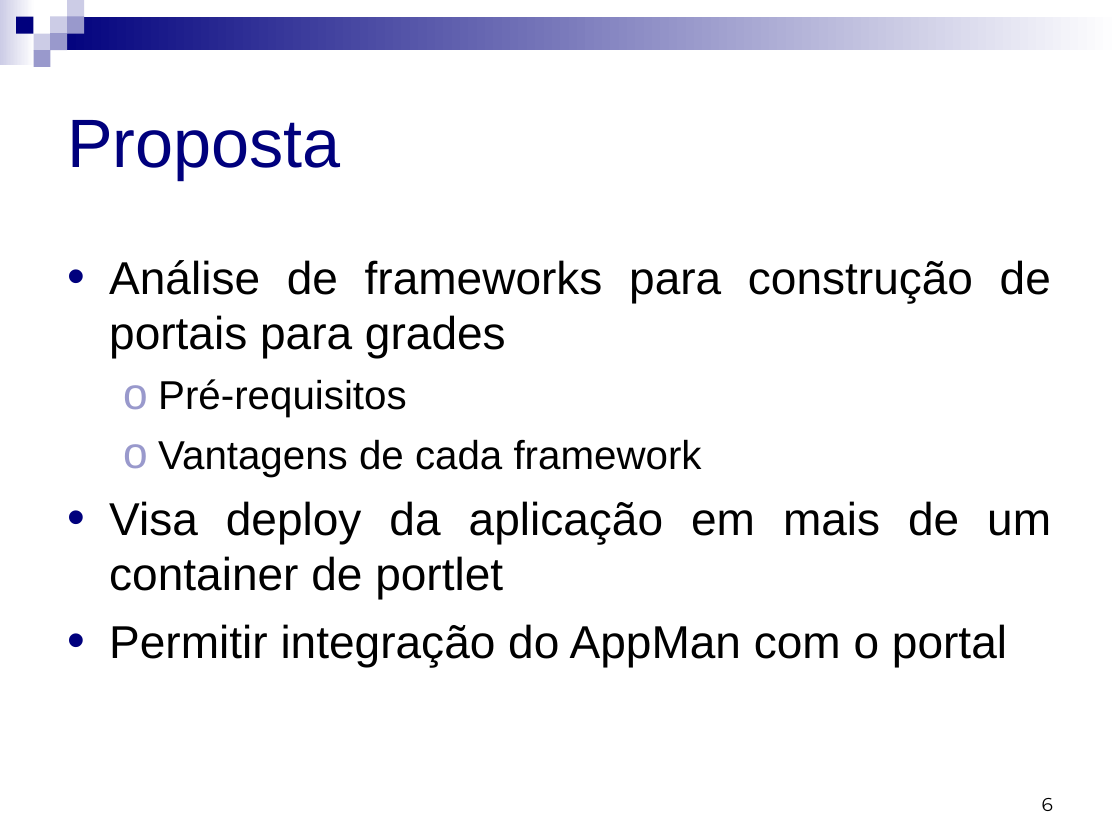
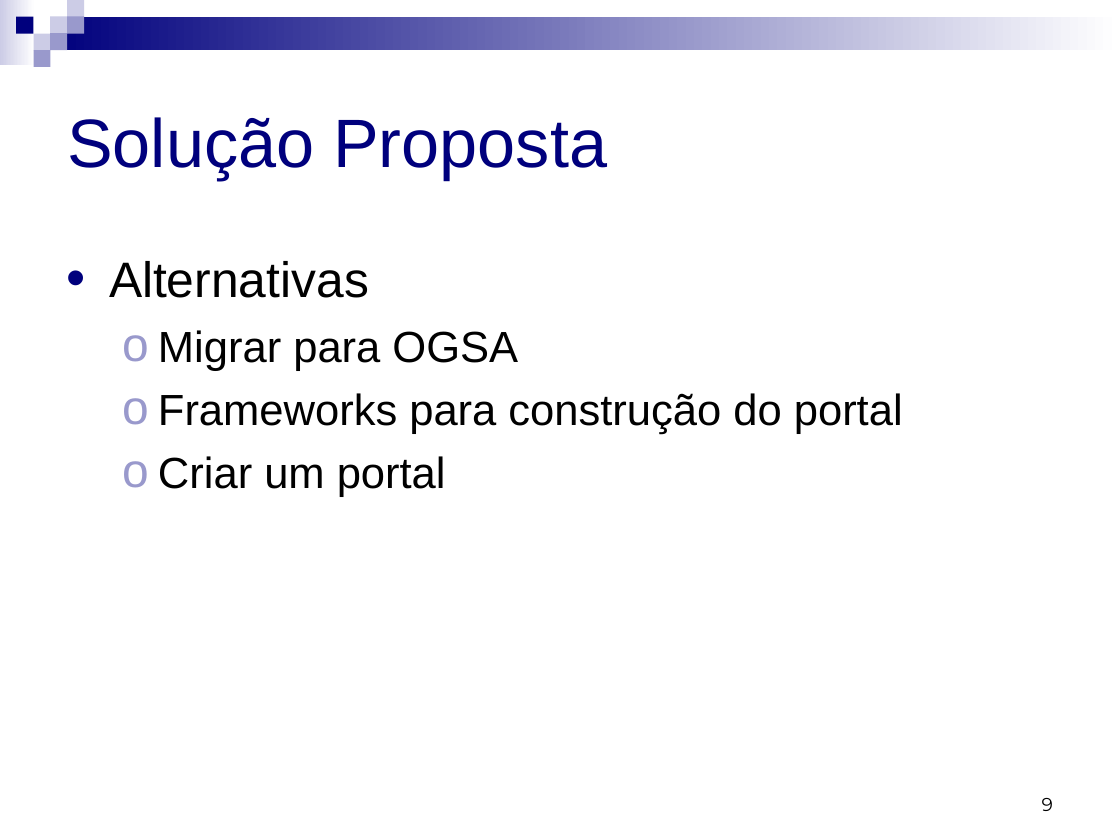
Before and after one commit to micheldavid/tcc-michel, a slide deck: slide 9 of Defesa/Michel David da Costa - Defesa - Apresentação.ppt (slide 6 before the commit). Drawn at 1120x840 pixels with LibreOffice and Linux fonts; fonts in the diff are those of the drawing. Boxes give left, top, right and bottom in pixels: in the first picture for what was removed or moved away, otherwise in the second. Text is boxed around its words. In the diff, an @@ line names an element or a change of style, - is before the commit and + after.

```diff
--- a/Defesa/Michel David da Costa - Defesa - Apresentação.ppt
+++ b/Defesa/Michel David da Costa - Defesa - Apresentação.ppt
@@ title at (67,117,607,179): text changed @@
-Proposta
+Solução Proposta
@@ text at (109,261,903,497): text changed; size 29.6 to 28 pt @@
-• Análise de frameworks para construção de portais para grades
-  ο Pré-requisitos
-  ο Vantagens de cada framework
-• Visa deploy da aplicação em mais de um container de portlet
-• Permitir integração do AppMan com o portal
+• Alternativas
+  ο Migrar para OGSA
+  ο Frameworks para construção do portal
+  ο Criar um portal
@@ page number at (1042,798,1053,811): text changed @@
-6
+9
```
Also in this commit, not shown: 3 other slides changed, 17 slides added, 7 slides removed, 1 other file.
